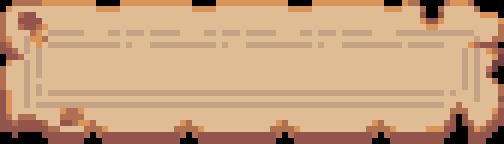
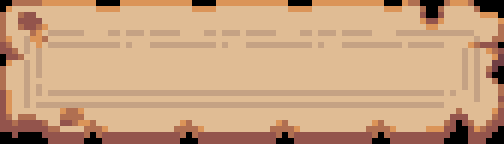
Two versions of the same layered image (504x144). Layer-by-layer changes:
painted on "Background" over left=450, top=102, right=468, bottom=120
